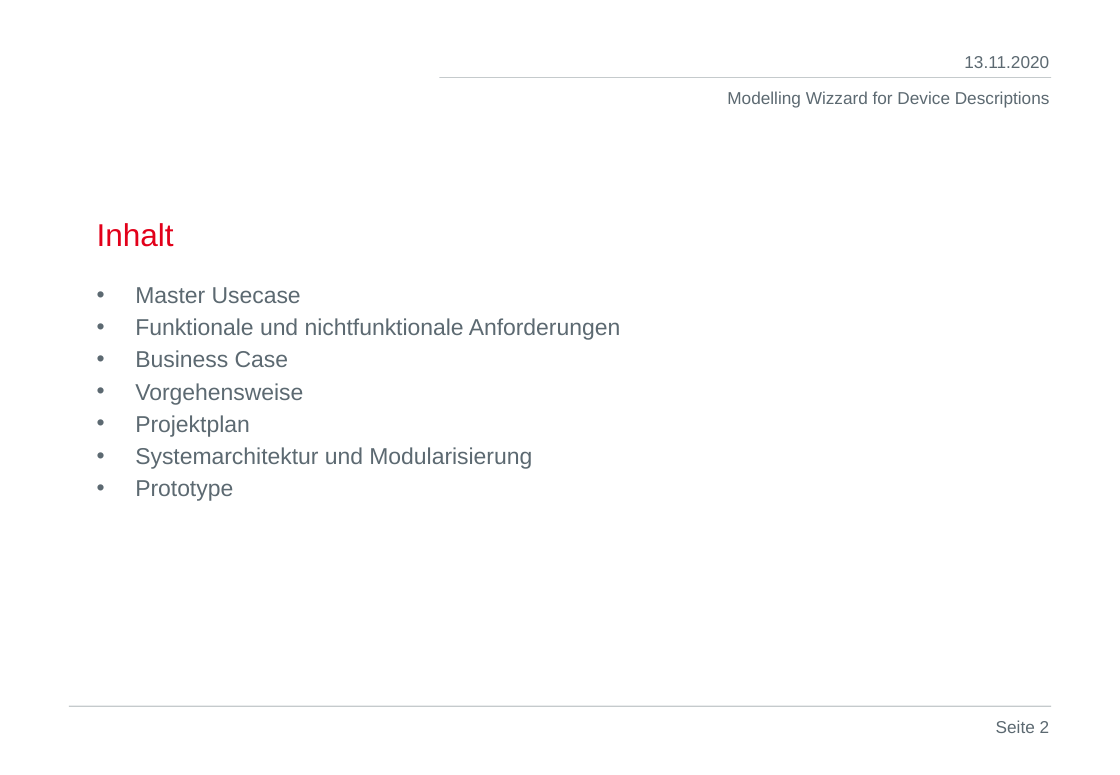
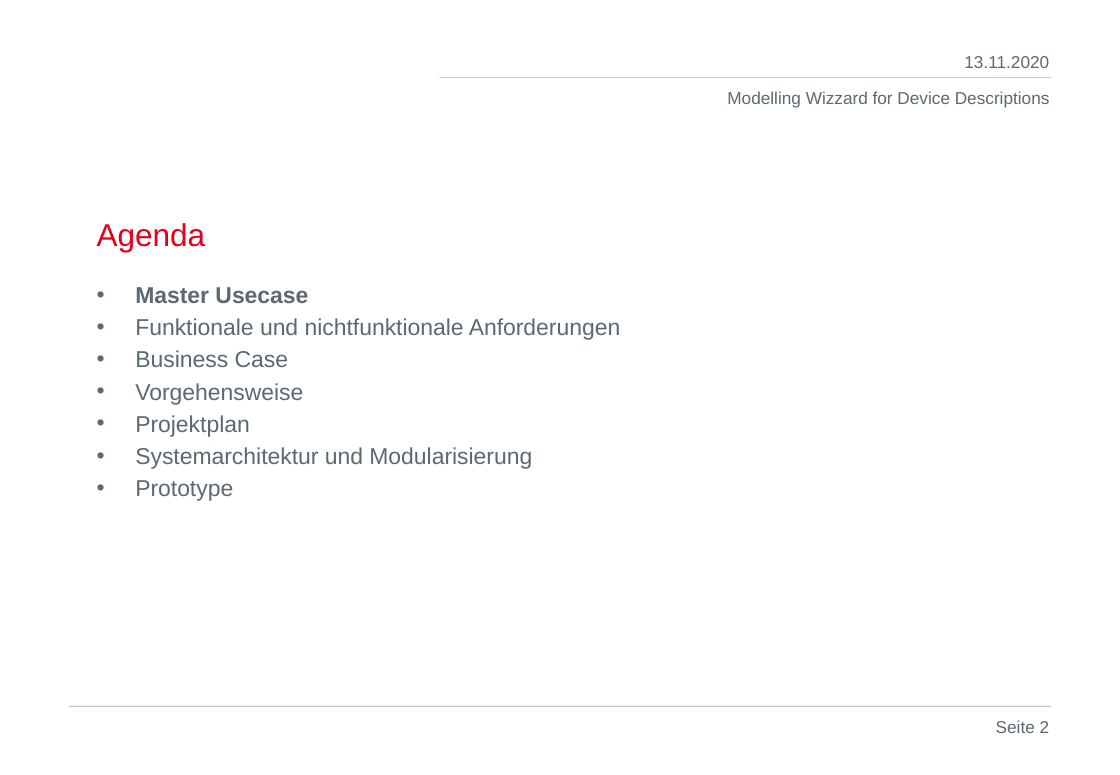
Before and after one commit to DekaAthlos/TINF19C-ModellingWizard, a slide deck: slide 2 of Projektleiter/SoftwareEngineering_Präsentation.pptx. Drawn at 1120x775 pixels with LibreOffice and Linux fonts; fonts in the diff are those of the drawing; background and template pictures are left out. Boxes give left, top, right and bottom in pixels: in the first picture for what was removed or moved away, otherwise in the second. Text is boxed around its words. In the diff, an @@ line names an element or a change of style, - is before the commit and + after.

Commit message:
update presentation

```diff
--- a/Projektleiter/SoftwareEngineering_Präsentation.pptx
+++ b/Projektleiter/SoftwareEngineering_Präsentation.pptx
@@ title at [97, 223, 206, 252]: text changed @@
-Inhalt
+Agenda
@@ text at [135, 287, 308, 303]: bold on in "Master Usecase" @@
```
Also in this commit, not shown: 6 other slides changed.
